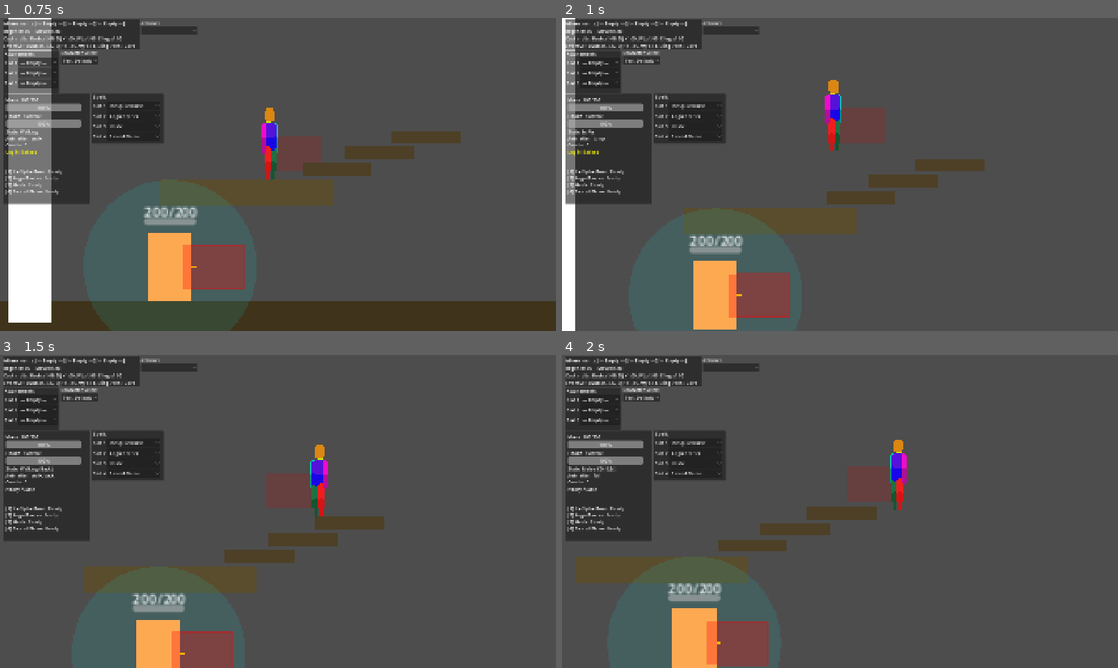
Above: before the commit, frames 1-4 (two rows, left to right).
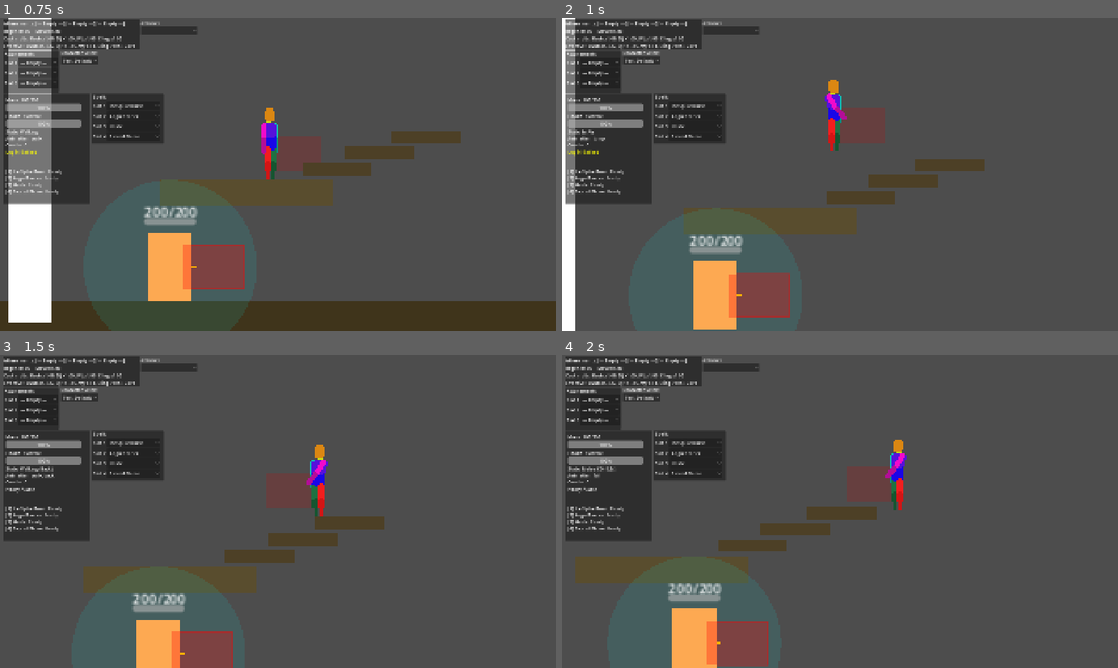
Above: after the commit, the same moments.

Repository: Korasyl/ManaBrawl
Game: Godot game, scene res://scenes/test_environment/test_environment.tscn
The game is run twice, just before and just after one commit, with the same random seed, the same clock (stepped at 60 frames per second) and the same inputs.
Inputs (mouse positions are in pixels of both pictures, inside the frame that each line leads up to):
- Up to frame 1 (0.75 s): move the mouse to (400, 158) at 0.52 s; press the mouse at (400, 158) at 0.53 s; hold D (move_right) from 0.53 s (still down)
- Up to frame 2 (1 s): keep holding D (move_right); tap W (jump) at 0.77 s; right-click (962, 158) at 0.8 s
- Up to frame 3 (1.5 s): keep holding D (move_right); move the mouse to (166, 527) at 1.27 s; release the mouse at (166, 527) at 1.28 s; right-click (166, 527) at 1.35 s
- Up to frame 4 (2 s): keep holding D (move_right); tap W (jump) at 1.52 s; click (728, 527) at 1.55 s

Frame 1 is identical in both runs. In frame 2, 0.2% of the frame differs, in the area x 47-52%, y 24-35%; in frame 3, 0.2%; in frame 4, 0.2%.

Commit message:
Updated scripts to involve arm kinematics during aim- Requires reset patch.

Diff:
--- a/characters/player.gd
+++ b/characters/player.gd
@@ -1058,12 +1058,10 @@
 		_current_weapon_pose = pose
 
 	# ---- Update aim tracking ----
-	var should_aim := arm_override_active and pose != null
+	var should_aim := arm_override_active
 	if should_aim:
-		var flags := crayola_rig.get_current_aim_flags()
-		if flags > 0:
-			crayola_rig.update_arm_aim(true, get_global_mouse_position())
-			return
+		crayola_rig.update_arm_aim(true, get_global_mouse_position())
+		return
 
 	crayola_rig.update_arm_aim(false, Vector2.ZERO)
 
@@ -1755,7 +1753,8 @@
 
 	if Input.is_action_pressed("ranged_mode"):
 		is_in_ranged_mode = true
-		aim_direction = (get_global_mouse_position() - global_position).normalized()
+		var spawn_base := _get_projectile_spawn_base()
+		aim_direction = (get_global_mouse_position() - spawn_base).normalized()
 
 		# Fire on LMB (only if no spell queued)
 		if Input.is_action_just_pressed("light_attack") and ranged_cooldown_timer <= 0 and queued_spell_index < 0:
@@ -1774,12 +1773,15 @@
 func fire_projectile(mode: RangedModeData):
 	var scene := mode.projectile_scene if mode.projectile_scene else projectile_scene
 	var proj = scene.instantiate()
-	proj.global_position = _get_projectile_spawn_base() + aim_direction * 40
-	proj.direction = aim_direction
+	var spawn_base := _get_projectile_spawn_base()
+	var fire_dir := (get_global_mouse_position() - spawn_base).normalized()
+	proj.global_position = spawn_base + fire_dir * 40
+	proj.direction = fire_dir
 	proj.speed = mode.projectile_speed
 	proj.damage = mode.damage
 	proj.damage_type = mode.damage_type
 	proj.interrupt_type = mode.interrupt_type
+	aim_direction = fire_dir
 	proj.source = self
 	proj.team_id = team_id
 	get_tree().current_scene.add_child(proj)
@@ -2179,7 +2181,8 @@
 		debug_hud.log_action("[color=violet]Cast: %s[/color]" % spell.spell_name)
 
 func _fire_spell_projectile(spell: SpellData):
-	var dir := (get_global_mouse_position() - global_position).normalized()
+	var spawn_base := _get_projectile_spawn_base()
+	var dir := (get_global_mouse_position() - spawn_base).normalized()
 	var spell_ctx := {
 		ContextKeys.SOURCE: self,
 		ContextKeys.SPELL_DATA: spell,
@@ -2220,7 +2223,8 @@
 		proj.get_node("ColorRect").color = spell.projectile_color
 
 func _fire_targeted_projectile(spell: SpellData, target: Node):
-	var dir: Vector2 = (target.global_position - global_position).normalized()
+	var spawn_base := _get_projectile_spawn_base()
+	var dir: Vector2 = (target.global_position - spawn_base).normalized()
 	var is_channeled_ctx: bool = is_channeling_spell and channel_spell_index >= 0 and channel_spell_index < spell_slots.size() and spell_slots[channel_spell_index] == spell
 	var spell_ctx := {
 		ContextKeys.SOURCE: self,
@@ -2263,7 +2267,7 @@
 		return
 
 	if spell.spell_scene:
-		_spawn_spell_scene(spell, global_position + dir * 40, dir, target, spell_ctx)
+		_spawn_spell_scene(spell, spawn_base + dir * 40, dir, target, spell_ctx)
 		return
 
 	var proj = projectile_scene.instantiate()
--- a/characters/rigs/crayola_default_rig.tscn
+++ b/characters/rigs/crayola_default_rig.tscn
@@ -1,4 +1,4 @@
-[gd_scene format=3 uid="uid://bsmrsaoeks55p"]
+[gd_scene load_steps=19 format=3]
 
 [ext_resource type="Script" uid="uid://b48wi5kqmdndm" path="res://scripts/visuals/crayola_rig.gd" id="1_rig"]
 [ext_resource type="Texture2D" uid="uid://cyxkufsdvf5ye" path="res://sprites/crayola/bodyparts/Crayola_Stomach.png" id="2_stomach"]
@@ -18,16 +18,28 @@
 resource_name = "idle"
 loop_mode = 1
 
+[sub_resource type="Animation" id="Animation_oneshot_light_attack"]
+resource_name = "oneshot_light_attack"
+length = 0.3
+
 [sub_resource type="Animation" id="Animation_oneshot_heavy_attack"]
 resource_name = "oneshot_heavy_attack"
 length = 0.45
 
-[sub_resource type="Animation" id="Animation_oneshot_light_attack"]
-resource_name = "oneshot_light_attack"
-length = 0.3
 
+[sub_resource type="Animation" id="Animation_arm_hip_rest"]
+resource_name = "arm_hip_rest"
+length = 1.0
+loop_mode = 1
+
+[sub_resource type="Animation" id="Animation_arm_wand_ready"]
+resource_name = "arm_wand_ready"
+length = 1.0
+loop_mode = 1
 [sub_resource type="AnimationLibrary" id="AnimationLibrary_1"]
 _data = {
+&"arm_hip_rest": SubResource("Animation_arm_hip_rest"),
+&"arm_wand_ready": SubResource("Animation_arm_wand_ready"),
 &"idle": SubResource("Animation_idle"),
 &"oneshot_heavy_attack": SubResource("Animation_oneshot_heavy_attack"),
 &"oneshot_light_attack": SubResource("Animation_oneshot_light_attack")
--- a/characters/weapons/crayola_wand.tscn
+++ b/characters/weapons/crayola_wand.tscn
@@ -1,7 +1,7 @@
 [gd_scene load_steps=4 format=3]
 
 [ext_resource type="Script" path="res://scripts/visuals/weapon_sprite.gd" id="1_ws"]
-[ext_resource type="Texture2D" path="res://sprites/crayola/bodyparts/Crayola_Front_Hand.png" id="2_tex"]
+[ext_resource type="Texture2D" path="res://sprites/crayola/bodyparts/Crayola_Front_Arm.png" id="2_tex"]
 
 [sub_resource type="Animation" id="Animation_idle"]
 resource_name = "idle"
@@ -19,19 +19,19 @@
 
 [node name="Sprite2D" type="Sprite2D" parent="."]
 texture = ExtResource("2_tex")
-offset = Vector2(-2, -12)
+offset = Vector2(-2, -24)
 
 [node name="MuzzlePoint" type="Marker2D" parent="."]
-position = Vector2(0, -18)
+position = Vector2(0, -30)
 
 [node name="EffectAnchor" type="Marker2D" parent="."]
-position = Vector2(0, -12)
+position = Vector2(0, -22)
 
 [node name="TrailOrigin" type="Marker2D" parent="."]
-position = Vector2(0, -16)
+position = Vector2(0, -26)
 
 [node name="ImpactPoint" type="Marker2D" parent="."]
-position = Vector2(0, -8)
+position = Vector2(0, -14)
 
 [node name="AnimationPlayer" type="AnimationPlayer" parent="."]
 libraries = {
--- a/resources/weapon_poses/crayola_default_pose.tres
+++ b/resources/weapon_poses/crayola_default_pose.tres
@@ -8,3 +8,4 @@
 aim_arm_flags = 1
 weapon_scene = ExtResource("2_weapon")
 weapon_hand = "Front"
+back_arm_animation = &"arm_hip_rest"
--- a/scripts/visuals/crayola_rig.gd
+++ b/scripts/visuals/crayola_rig.gd
@@ -295,11 +295,15 @@
 ## aim_active: whether any arm should be code-driven this frame.
 ## aim_world_pos: mouse position in world coordinates.
 func update_arm_aim(aim_active: bool, aim_world_pos: Vector2) -> void:
-	if not aim_active or _active_weapon_pose == null:
+	if not aim_active:
 		# No aiming — arms fully animation-driven
 		return
 
 	var flags := _get_current_aim_flags()
+	# Fallback: if no pose/flags are configured, still aim the front arm for free-aim gameplay.
+	if flags == 0:
+		flags = 1
+
 	var lerp_factor := 0.15 * arm_lerp_speed / 18.0
 
 	# Front arm code aim
Not shown, added: update.patch
